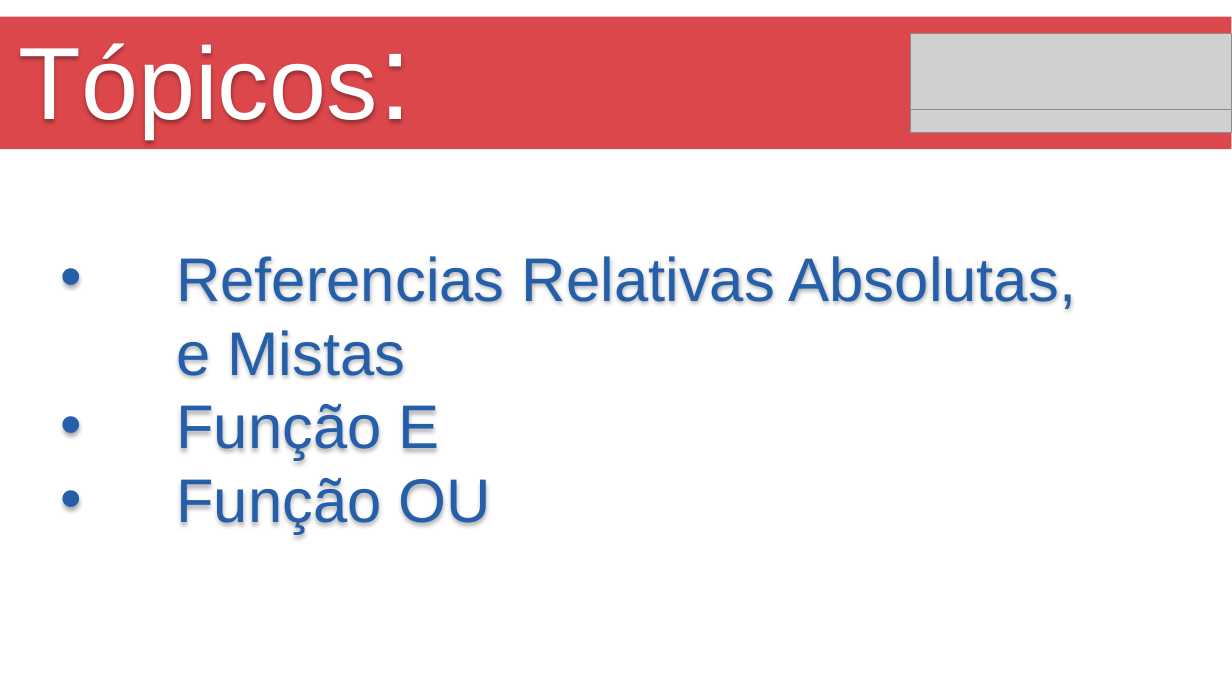
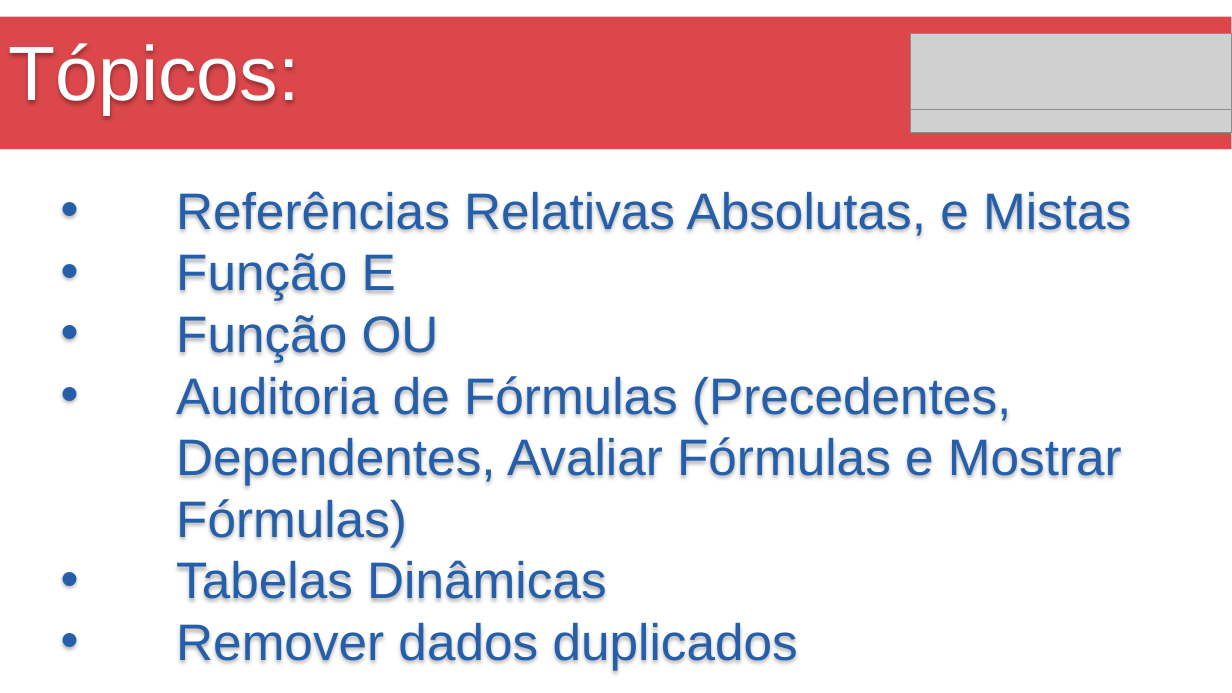
Before and after one commit to Marcsuper/TeachX, a slide deck: slide 2 of Turma Intensivo - 439 - Noite Julho 2017/Aula 3/Aula de Excel 3.pptx. Drawn at 1232x693 pixels with LibreOffice and Linux fonts; fonts in the diff are those of the drawing; grey boxes stand for pictures. Boxes give left, top, right and bottom in pixels: in the first picture for what was removed or moved away, otherwise in the second. Text is boxed around its words. In the diff, an @@ line names an element or a change of style, - is before the commit and + after.

```diff
--- a/Turma Intensivo - 439 - Noite Julho 2017/Aula 3/Aula de Excel 3.pptx
+++ b/Turma Intensivo - 439 - Noite Julho 2017/Aula 3/Aula de Excel 3.pptx
@@ title "Tópicos:" at box(9, 43, 300, 115): size 80 to 60 pt, size 96 to 60 pt in "Tópicos:"; alignment centre to left @@
@@ text at box(176, 191, 1131, 236): text changed; size 48 to 40 pt @@
-• Referencias Relativas Absolutas, e Mistas
+• Referências Relativas Absolutas, e Mistas
@@ text at box(176, 253, 439, 362): size 48 to 40 pt in "Função E", "Função OU" @@
@@ text at box(176, 376, 1122, 670): paragraphs added @@
+• Auditoria de Fórmulas (Precedentes, Dependentes, Avaliar Fórmulas e Mostrar Fórmulas)
+• Tabelas Dinâmicas
+• Remover dados duplicados
```
Also in this commit, not shown: 2 other slides changed, 7 slides added, 15 other files.
